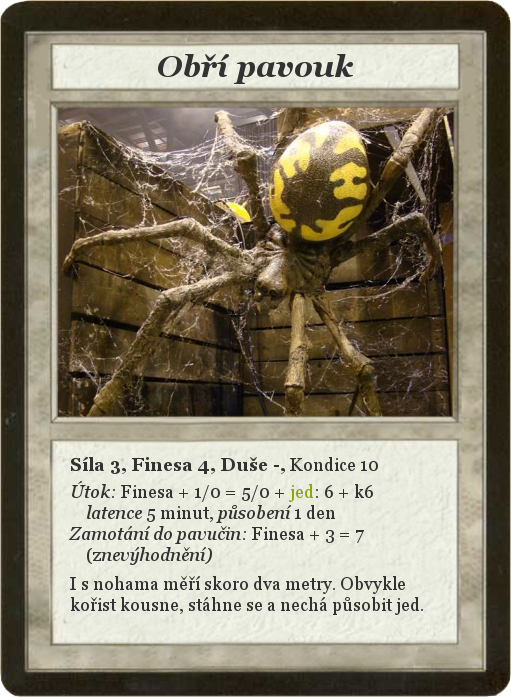
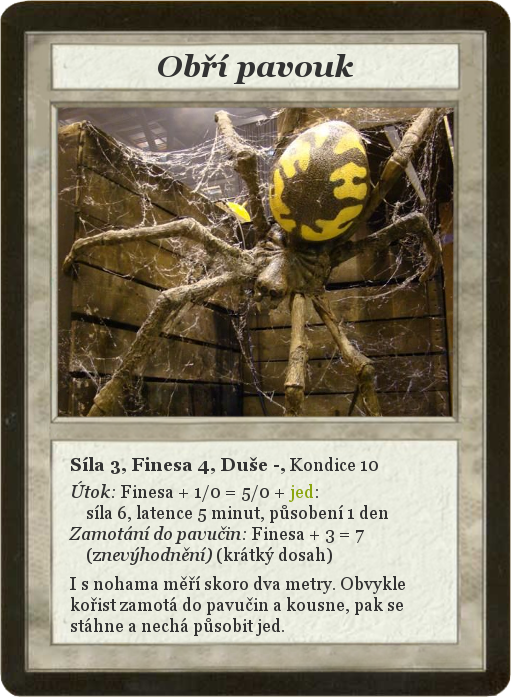
Layers edited between the first and the second 511 x 697 image:
painted on "Síla 3, Finesa 4, Duše -, Kond..." over [71, 484, 423, 636]
